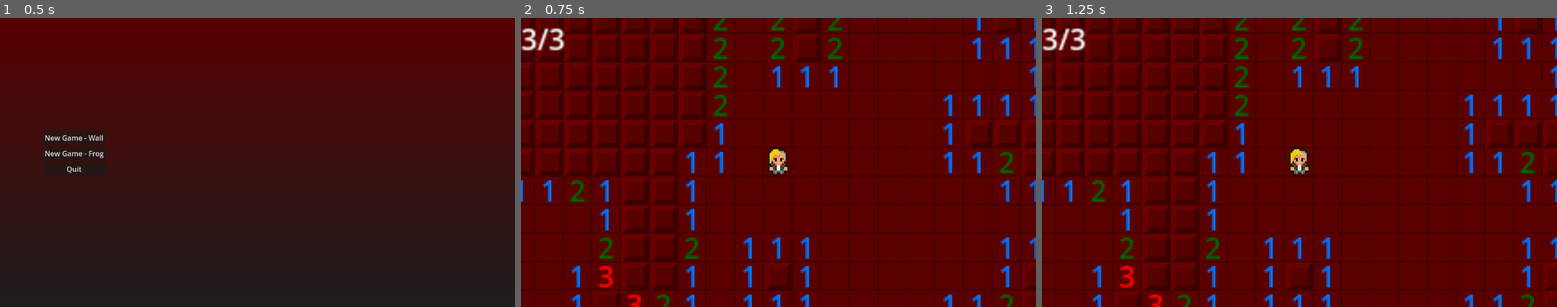
Above: before the commit, frames 1-3 (left to right).
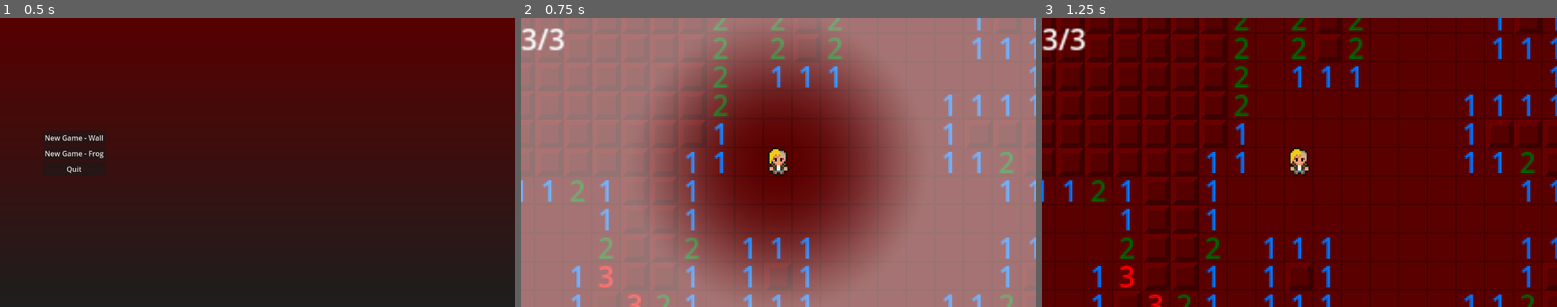
Above: after the commit, the same moments.

Repository: Randwarf/Mineworld
Game: Godot game, scene res://Level select.tscn
Same seed, same stepped clock (60 frames per second), same inputs: the game is played once before the commit and once after it.
Inputs:
- Up to frame 1 (0.5 s): no input
- Up to frame 2 (0.75 s): click "New Game - Wall" at 0.5 s
- Up to frame 3 (1.25 s): no input

Frame 1 is identical in both runs. In frame 2, 91% of the frame differs, in the area x 0-100%, y 0-100%; in frame 3, nothing differs.

Commit message:
just adding the fog

Diff:
--- a/Player.tscn
+++ b/Player.tscn
@@ -1,8 +1,9 @@
-[gd_scene load_steps=18 format=3 uid="uid://c1ct44ldnyjl7"]
+[gd_scene load_steps=19 format=3 uid="uid://c1ct44ldnyjl7"]
 
 [ext_resource type="Texture2D" uid="uid://dlxrqu0ncg518" path="res://Sprites/F_10.png" id="1"]
 [ext_resource type="Script" path="res://Scripts/PlayerControl.gd" id="2"]
 [ext_resource type="PackedScene" path="res://GameOver.tscn" id="3"]
+[ext_resource type="Texture2D" uid="uid://u88dyrev0r2k" path="res://Sprites/woosh2.png" id="3_3ha0q"]
 
 [sub_resource type="AtlasTexture" id="1"]
 atlas = ExtResource("1")
@@ -158,6 +159,7 @@
 [node name="BigObscura" type="Sprite2D" parent="PlayerCamera"]
 z_index = 4090
 position = Vector2(8, 8)
+texture = ExtResource("3_3ha0q")
 
 [node name="GameOver" parent="." instance=ExtResource("3")]
 z_index = 1000
Binary file added: Sprites/woosh2.png
Not shown, added: Sprites/woosh2.png.import
